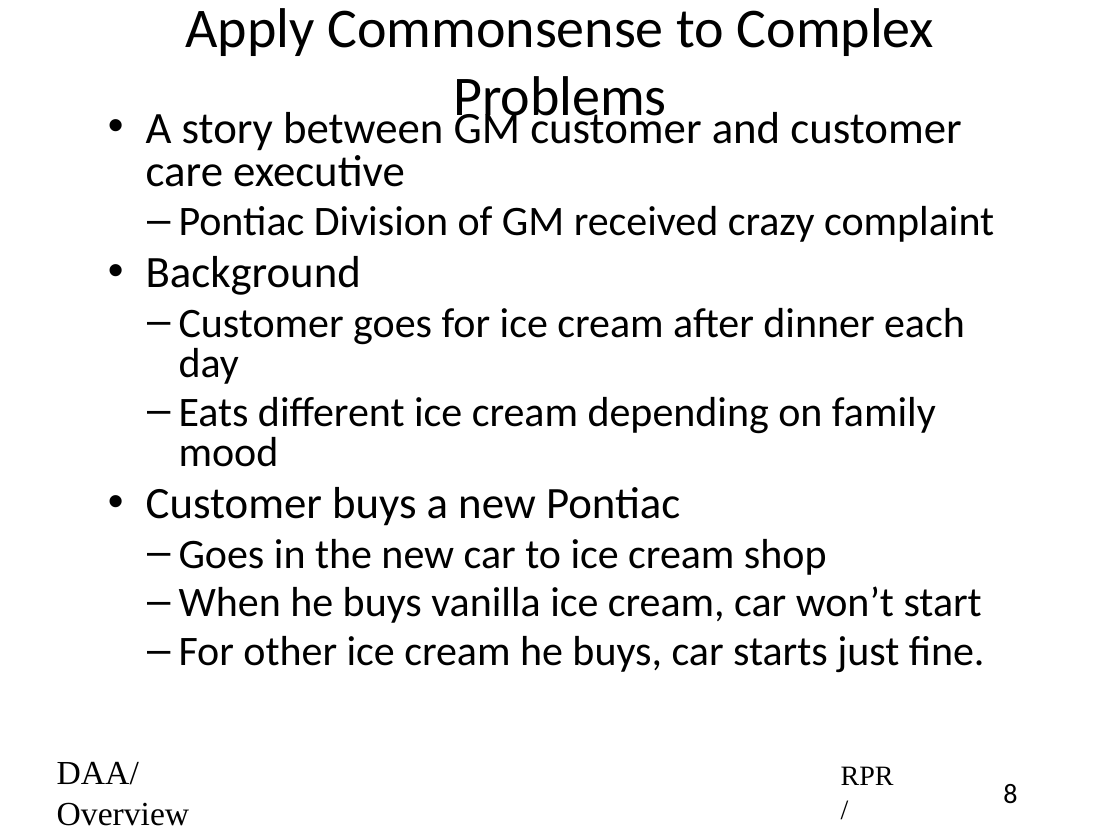
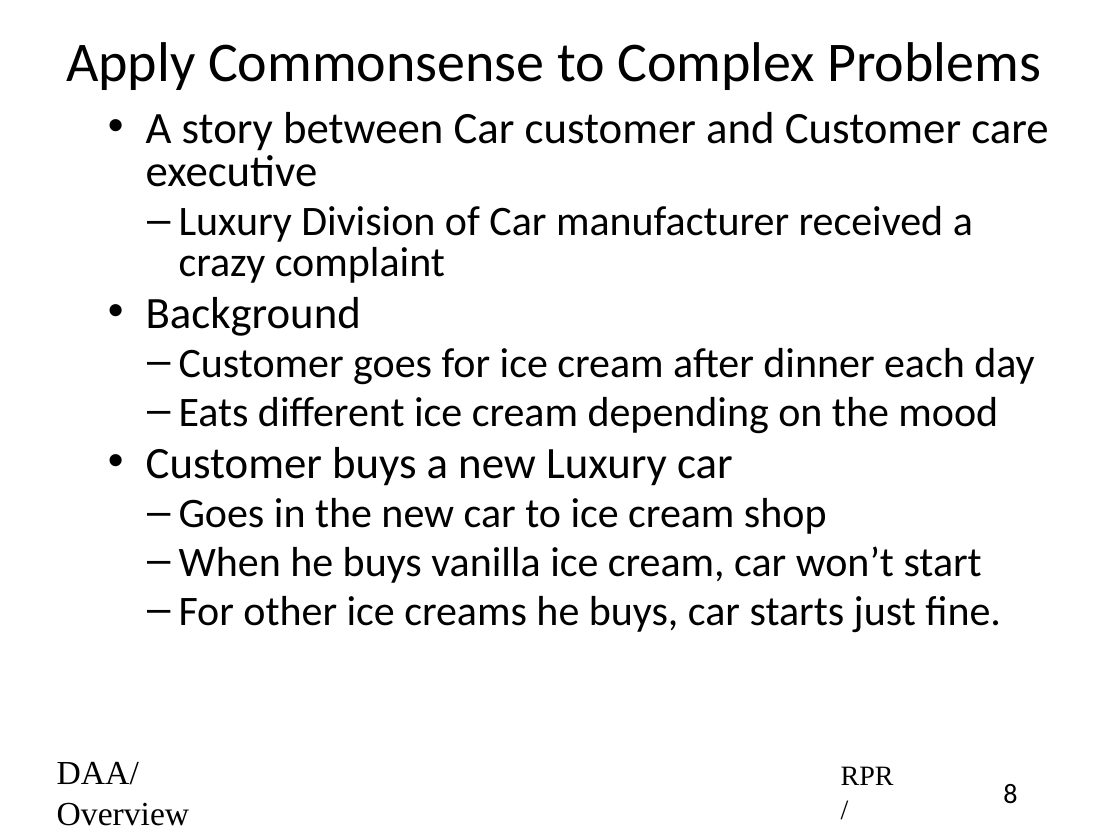
Before and after one commit to rprustagi/2019-17CS43-DAA, a slide deck: slide 8 of Slides-RPR/2019-H1-DAA-L01-Overview.pptx. Drawn at 1120x840 pixels with LibreOffice and Linux fonts; fonts in the diff are those of the drawing. Boxes give left, top, right and bottom in pixels: in the first picture for what was removed or moved away, otherwise in the second. Text is boxed around its words. In the diff, an @@ line names an element or a change of style, - is before the commit and + after.

```diff
--- a/Slides-RPR/2019-H1-DAA-L01-Overview.pptx
+++ b/Slides-RPR/2019-H1-DAA-L01-Overview.pptx
@@ title "Apply Commonsense to Complex Problems" rewrapped from (186, 8, 934, 128) to (66, 42, 1041, 90) @@
@@ text at (146, 112, 1048, 283): text changed; size 32 to 30 pt @@
-• A story between GM customer and customer care executive
-  – Pontiac Division of GM received crazy complaint
+• A story between Car customer and Customer care executive
+  – Luxury Division of Car manufacturer received a crazy complaint
@@ text at (146, 397, 998, 486): text changed @@
-  – Eats different ice cream depending on family mood
-• Customer buys a new Pontiac
+  – Eats different ice cream depending on the mood
+• Customer buys a new Luxury car
@@ text at (179, 596, 1001, 633): text changed @@
-  – For other ice cream he buys, car starts just fine.
+  – For other ice creams he buys, car starts just fine.
```
Also in this commit, not shown: 10 other slides changed, 1 slide added, 14 other files.
